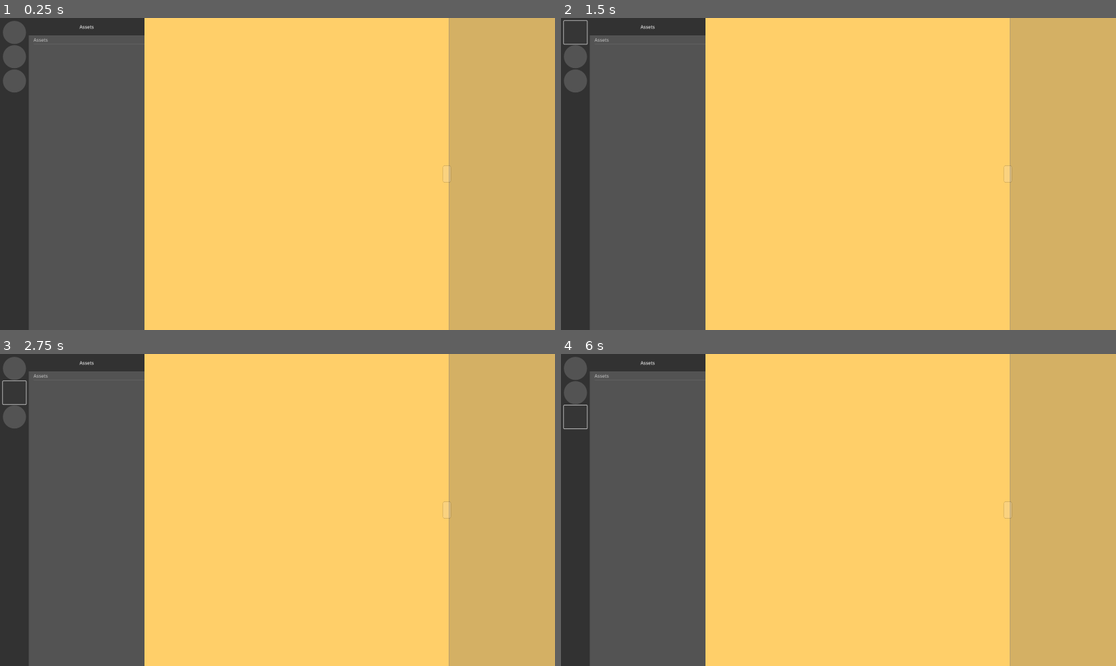
Above: before the commit, frames 1-4 (two rows, left to right).
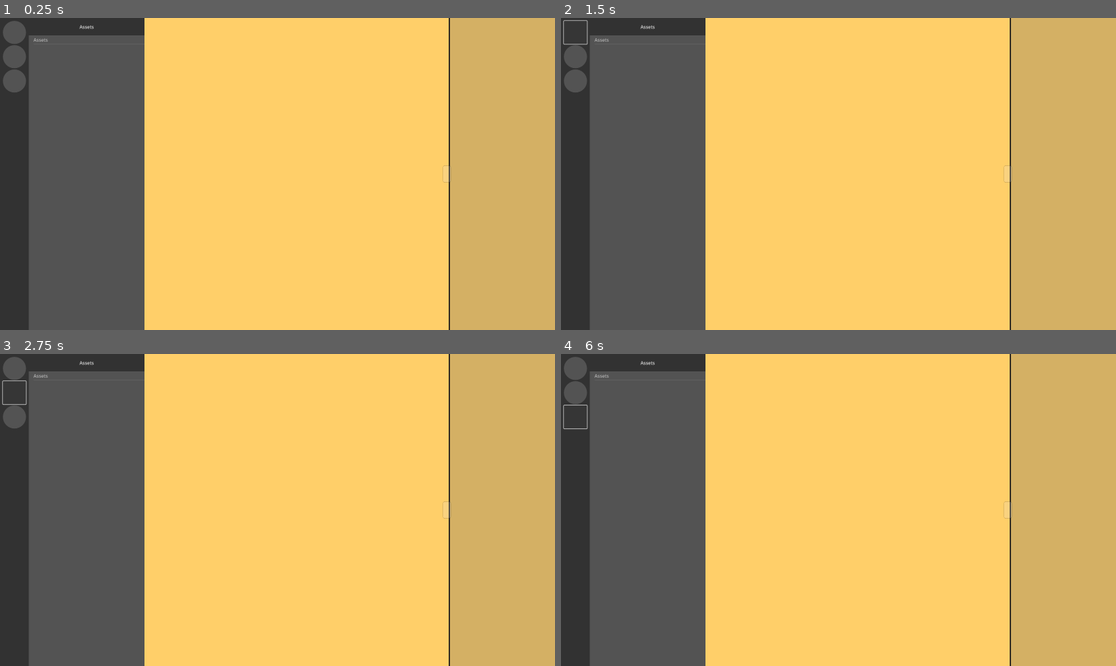
Above: after the commit, the same moments.

Repository: hunsri/3DAM
Game: Godot game, scene res://MainUI.tscn
Two runs of this game, one before a commit and one after it. Both use one fixed random seed, a clock stepped at 60 frames per second and the inputs below.
Inputs (mouse positions are in pixels of both pictures, inside the frame that each line leads up to):
- Up to frame 1 (0.25 s): no input
- Up to frame 2 (1.5 s): click "Assets" at 0.5 s; click (577, 33) at 1.25 s
- Up to frame 3 (2.75 s): click (16, 391) at 2 s
- Up to frame 4 (6 s): click (577, 416) at 2.75 s; click "Assets" at 3.5 s; click (577, 369) at 4.25 s; click (577, 391) at 5 s; click (577, 416) at 5.75 s

The runs differ from the first frame. In frame 1, 0.3% of the frame differs, in the area x 80-82%, y 0-100%; in frame 2, 0.3%; in frame 3, 0.3%; in frame 4, 0.3%.

Commit message:
cleans server UI

Diff:
--- a/scenes/context_scenes/ServerViewUI.tscn
+++ b/scenes/context_scenes/ServerViewUI.tscn
@@ -28,15 +28,12 @@
 [node name="ServerAssetView2D" parent="Background" instance=ExtResource("1_g1f48")]
 layout_mode = 1
 
-[node name="AssetExplorerHandler" parent="Background/ServerAssetView2D" index="0" node_paths=PackedStringArray("dh", "ih")]
-dh = NodePath("../HSplitContainer/VSplitContainer/Local/DirectorySelector/DirectoryHandler")
+[node name="AssetExplorerHandler" parent="Background/ServerAssetView2D" index="2" node_paths=PackedStringArray("dh", "ih")]
+dh = NodePath("../HSplitContainer/ExplorerArea/VSplitContainer/Local/DirectorySelector/DirectoryHandler")
 ih = NodePath("../HSplitContainer/AssetInfoSidebar/AssetInfoHandler")
 
-[node name="DirectorySelector" parent="Background/ServerAssetView2D/HSplitContainer/VSplitContainer/Local" index="0"]
-grow_vertical = 1
-
-[node name="DirectoryHandler" parent="Background/ServerAssetView2D/HSplitContainer/VSplitContainer/Local/DirectorySelector" index="0" node_paths=PackedStringArray("explorer_handler")]
-explorer_handler = NodePath("../../../../../AssetExplorerHandler")
+[node name="DirectoryHandler" parent="Background/ServerAssetView2D/HSplitContainer/ExplorerArea/VSplitContainer/Local/DirectorySelector" index="0" node_paths=PackedStringArray("explorer_handler")]
+explorer_handler = NodePath("../../../../../../AssetExplorerHandler")
 
 [node name="SubViewport" parent="Background/ServerAssetView2D/HSplitContainer/AssetInfoSidebar/Panel/SubViewportContainer" index="0"]
 size = Vector2i(368, 1080)
@@ -45,5 +42,5 @@
 layout_mode = 1
 
 [editable path="Background/ServerAssetView2D"]
-[editable path="Background/ServerAssetView2D/HSplitContainer/VSplitContainer/Local/DirectorySelector"]
+[editable path="Background/ServerAssetView2D/HSplitContainer/ExplorerArea/VSplitContainer/Local/DirectorySelector"]
 [editable path="Background/ServerAssetView2D/HSplitContainer/AssetInfoSidebar"]
--- a/scenes/subscenes/AssetInfoSidebar.tscn
+++ b/scenes/subscenes/AssetInfoSidebar.tscn
@@ -30,6 +30,15 @@
 anchor_bottom = 1.0
 grow_horizontal = 2
 grow_vertical = 2
+
+[node name="separator" type="Panel" parent="."]
+layout_mode = 1
+anchors_preset = 9
+anchor_bottom = 1.0
+offset_right = 4.0
+grow_vertical = 2
+theme = ExtResource("1_feb4m")
+theme_type_variation = &"SeparatorBar"
 
 [node name="AssetInfoHandler" type="Node" parent="."]
 script = ExtResource("1_5565g")
@@ -82,8 +91,10 @@
 shape = SubResource("SeparationRayShape3D_feb4m")
 
 [node name="Camera3D" type="Camera3D" parent="Panel/SubViewportContainer/SubViewport/SpringArm3D"]
+current = true
 
 [node name="VSeparator" type="VSeparator" parent="."]
+visible = false
 layout_mode = 1
 anchors_preset = 9
 anchor_bottom = 1.0
--- a/scenes/subscenes/ServerAssetView2D.tscn
+++ b/scenes/subscenes/ServerAssetView2D.tscn
@@ -1,9 +1,11 @@
-[gd_scene load_steps=7 format=3 uid="uid://6105aqmty783"]
+[gd_scene load_steps=9 format=3 uid="uid://6105aqmty783"]
 
 [ext_resource type="Script" uid="uid://cgj5l2rao6e22" path="res://scripts/AssetExplorerHandler.gd" id="1_p8e36"]
+[ext_resource type="Script" uid="uid://8ty66il4fyso" path="res://scripts/ServerHandler.gd" id="1_uw5gw"]
 [ext_resource type="PackedScene" uid="uid://16s375yxtc82" path="res://scenes/subscenes/DirectorySelector.tscn" id="2_c23qk"]
 [ext_resource type="PackedScene" uid="uid://cd5a0p23y433v" path="res://scenes/subscenes/AssetInfoSidebar.tscn" id="2_idkyg"]
 [ext_resource type="PackedScene" uid="uid://dvb1345451o5v" path="res://scenes/subscenes/CategorySelector.tscn" id="2_uw5gw"]
+[ext_resource type="Theme" uid="uid://koi0noce4p5b" path="res://themes/GUI_Base_Theme.tres" id="4_4r40v"]
 
 [sub_resource type="StyleBoxEmpty" id="StyleBoxEmpty_c23qk"]
 
@@ -19,6 +21,13 @@
 size_flags_horizontal = 0
 metadata/_edit_use_anchors_ = true
 
+[node name="HTTPRequest" type="HTTPRequest" parent="."]
+unique_name_in_owner = true
+
+[node name="ServerHandler" type="Node" parent="."]
+script = ExtResource("1_uw5gw")
+metadata/_custom_type_script = "uid://8ty66il4fyso"
+
 [node name="AssetExplorerHandler" type="Node" parent="."]
 script = ExtResource("1_p8e36")
 metadata/_custom_type_script = "uid://cgj5l2rao6e22"
@@ -33,18 +42,24 @@
 split_offset = 1040
 touch_dragger_enabled = true
 
-[node name="VSplitContainer" type="VSplitContainer" parent="HSplitContainer"]
+[node name="ExplorerArea" type="Control" parent="HSplitContainer"]
 layout_mode = 2
+
+[node name="VSplitContainer" type="VSplitContainer" parent="HSplitContainer/ExplorerArea"]
+layout_mode = 1
+anchors_preset = -1
+anchor_right = 1.0115385
+anchor_bottom = 1.0
 theme_override_constants/separation = 0
 theme_override_styles/split_bar_background = SubResource("StyleBoxEmpty_c23qk")
 split_offset = 512
 drag_area_highlight_in_editor = true
 metadata/_edit_use_anchors_ = true
 
-[node name="Server" type="Control" parent="HSplitContainer/VSplitContainer"]
+[node name="Server" type="Control" parent="HSplitContainer/ExplorerArea/VSplitContainer"]
 layout_mode = 2
 
-[node name="ScrollContainerServer" type="ScrollContainer" parent="HSplitContainer/VSplitContainer/Server"]
+[node name="ScrollContainerServer" type="ScrollContainer" parent="HSplitContainer/ExplorerArea/VSplitContainer/Server"]
 layout_mode = 0
 offset_left = 516.0
 offset_right = 524.0
@@ -53,53 +68,62 @@
 draw_focus_border = true
 metadata/_edit_use_anchors_ = true
 
-[node name="VBoxContainer" type="VBoxContainer" parent="HSplitContainer/VSplitContainer/Server/ScrollContainerServer"]
+[node name="VBoxContainer" type="VBoxContainer" parent="HSplitContainer/ExplorerArea/VSplitContainer/Server/ScrollContainerServer"]
 layout_mode = 2
 
-[node name="CategorySelector" parent="HSplitContainer/VSplitContainer/Server" instance=ExtResource("2_uw5gw")]
+[node name="CategorySelector" parent="HSplitContainer/ExplorerArea/VSplitContainer/Server" instance=ExtResource("2_uw5gw")]
 layout_mode = 1
 offset_left = -500.0
 offset_right = 0.0
+offset_bottom = 8.0
+grow_horizontal = 1
 
-[node name="ServerExchangeBar" type="Panel" parent="HSplitContainer/VSplitContainer/Server"]
-layout_mode = 1
-anchors_preset = 12
-anchor_top = 1.0
-anchor_right = 1.0
-anchor_bottom = 1.0
-offset_left = -400.0
-offset_top = -52.0
-offset_bottom = 8.0
-grow_horizontal = 2
-grow_vertical = 0
-
-[node name="Local" type="Control" parent="HSplitContainer/VSplitContainer"]
+[node name="Local" type="Control" parent="HSplitContainer/ExplorerArea/VSplitContainer"]
 layout_mode = 2
 
-[node name="DirectorySelector" parent="HSplitContainer/VSplitContainer/Local" instance=ExtResource("2_c23qk")]
+[node name="ServerExchangeBar" type="Panel" parent="HSplitContainer/ExplorerArea/VSplitContainer/Local"]
+layout_mode = 1
+anchors_preset = 10
+anchor_right = 1.0
+offset_bottom = 60.0
+grow_horizontal = 2
+theme = ExtResource("4_4r40v")
+theme_type_variation = &"ServerExchangeBar"
+
+[node name="DirectorySelector" parent="HSplitContainer/ExplorerArea/VSplitContainer/Local" instance=ExtResource("2_c23qk")]
 layout_mode = 1
 offset_left = -500.0
 offset_right = -500.0
 grow_horizontal = 1
 
-[node name="PanelContainer" type="PanelContainer" parent="HSplitContainer/VSplitContainer/Local"]
+[node name="PanelContainer" type="PanelContainer" parent="HSplitContainer/ExplorerArea/VSplitContainer/Local"]
 layout_mode = 1
 anchors_preset = 15
 anchor_right = 1.0
 anchor_bottom = 1.0
+offset_top = 60.0
 grow_horizontal = 2
 grow_vertical = 2
 theme_override_styles/panel = SubResource("StyleBoxEmpty_idkyg")
 
-[node name="ScrollContainerLocal" type="ScrollContainer" parent="HSplitContainer/VSplitContainer/Local/PanelContainer"]
+[node name="ScrollContainerLocal" type="ScrollContainer" parent="HSplitContainer/ExplorerArea/VSplitContainer/Local/PanelContainer"]
 layout_mode = 2
 follow_focus = true
 draw_focus_border = true
 metadata/_edit_use_anchors_ = true
 
-[node name="VBoxContainer" type="VBoxContainer" parent="HSplitContainer/VSplitContainer/Local/PanelContainer/ScrollContainerLocal"]
+[node name="VBoxContainer" type="VBoxContainer" parent="HSplitContainer/ExplorerArea/VSplitContainer/Local/PanelContainer/ScrollContainerLocal"]
 unique_name_in_owner = true
 layout_mode = 2
+
+[node name="Panel" type="Panel" parent="HSplitContainer/ExplorerArea"]
+layout_mode = 1
+anchors_preset = 9
+anchor_bottom = 1.0
+offset_left = -4.0
+grow_vertical = 2
+theme = ExtResource("4_4r40v")
+theme_type_variation = &"SeparatorBar"
 
 [node name="AssetInfoSidebar" parent="HSplitContainer" instance=ExtResource("2_idkyg")]
 layout_mode = 2
--- /dev/null
+++ b/scripts/ServerHandler.gd
@@ -0,0 +1,32 @@
+class_name ServerHandler extends Node
+
+# making basic fetches through REST?
+var ws: WebSocketPeer = WebSocketPeer.new()
+const WS_PRE = "ws://"
+const HTTP_PRE = "http://"
+
+var address = "127.0.0.1:8000"
+var server_name: String
+
+func _ready():
+	pass
+	#_fetch_server_info()
+	#ws.inbound_buffer_size = 20 * 1024 * 1024
+	#
+	#if ws.connect_to_url(WS_PRE+address) != OK:
+		#printerr("WS connect failed")
+		#return
+
+func _fetch_server_info():
+	var request_address = HTTP_PRE+address+"/info"
+	print(request_address)
+
+	%HTTPRequest.request_completed.connect(_on_request_completed)
+	%HTTPRequest.request(request_address)
+
+func _on_request_completed(_result, _response_code, _headers, body):
+	var json = JSON.parse_string(body.get_string_from_utf8())
+
+	print(json["server_name"])
+	print(json["server_version"])
+	print(json["categories"])
--- a/themes/GUI_Base_Theme.tres
+++ b/themes/GUI_Base_Theme.tres
@@ -22,6 +22,12 @@
 [sub_resource type="StyleBoxFlat" id="StyleBoxFlat_cv5wx"]
 bg_color = Color(0.19607843, 0.19607843, 0.19607843, 1)
 
+[sub_resource type="StyleBoxFlat" id="StyleBoxFlat_tfvdf"]
+bg_color = Color(0, 0, 0, 1)
+
+[sub_resource type="StyleBoxFlat" id="StyleBoxFlat_0bm2f"]
+bg_color = Color(0.19607843, 0.19607843, 0.19607843, 1)
+
 [resource]
 AssetExplorer2d/base_type = &"Panel"
 AssetExplorer2d/styles/panel = SubResource("StyleBoxFlat_80ok1")
@@ -35,3 +41,7 @@
 LocationButton/styles/normal = SubResource("StyleBoxFlat_d4374")
 LocationSidebar/base_type = &"Panel"
 LocationSidebar/styles/panel = SubResource("StyleBoxFlat_cv5wx")
+SeparatorBar/base_type = &"Panel"
+SeparatorBar/styles/panel = SubResource("StyleBoxFlat_tfvdf")
+ServerExchangeBar/base_type = &"Panel"
+ServerExchangeBar/styles/panel = SubResource("StyleBoxFlat_0bm2f")
Not shown, added: scripts/ServerHandler.gd.uid
Not shown: 1 places in themes/GUI_Base_Theme.tres that only renumber resources
